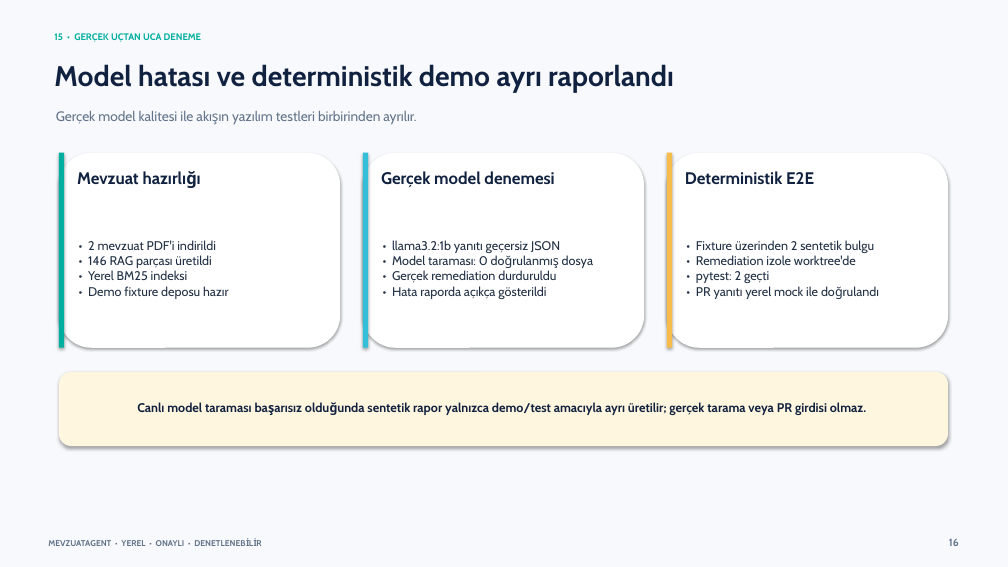
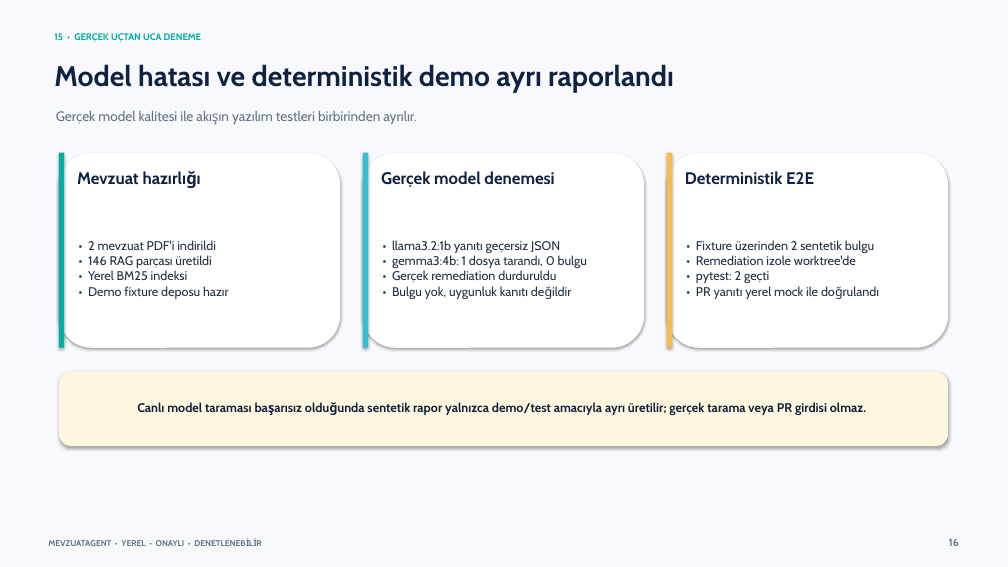
Before and after one commit to mehmetdenizersoy-code/MevzuatAgent, a slide deck: slide 16 of docs/MevzuatAgent_Odev_Sunumu_TR.pptx. Drawn at 1008x567 pixels with LibreOffice and Linux fonts; fonts in the diff are those of the drawing. Boxes give left, top, right and bottom in pixels: in the first picture for what was removed or moved away, otherwise in the second. Text is boxed around its words. In the diff, an @@ line names an element or a change of style, - is before the commit and + after.

```diff
--- a/docs/MevzuatAgent_Odev_Sunumu_TR.pptx
+++ b/docs/MevzuatAgent_Odev_Sunumu_TR.pptx
@@ text at <box>392,240,587,299</box>: text changed @@
-• llama3.2:1b yanıtı geçersiz JSON
-• Model taraması: 0 doğrulanmış dosya
-• Gerçek remediation durduruldu
-• Hata raporda açıkça gösterildi
+• llama3.2:1b yanıtı geçersiz JSON
+• gemma3:4b: 1 dosya tarandı, 0 bulgu
+• Gerçek remediation durduruldu
+• Bulgu yok, uygunluk kanıtı değildir
```
Also in this commit, not shown: 4 other slides changed, 8 slides added, 4 slides removed, 11 other files.
